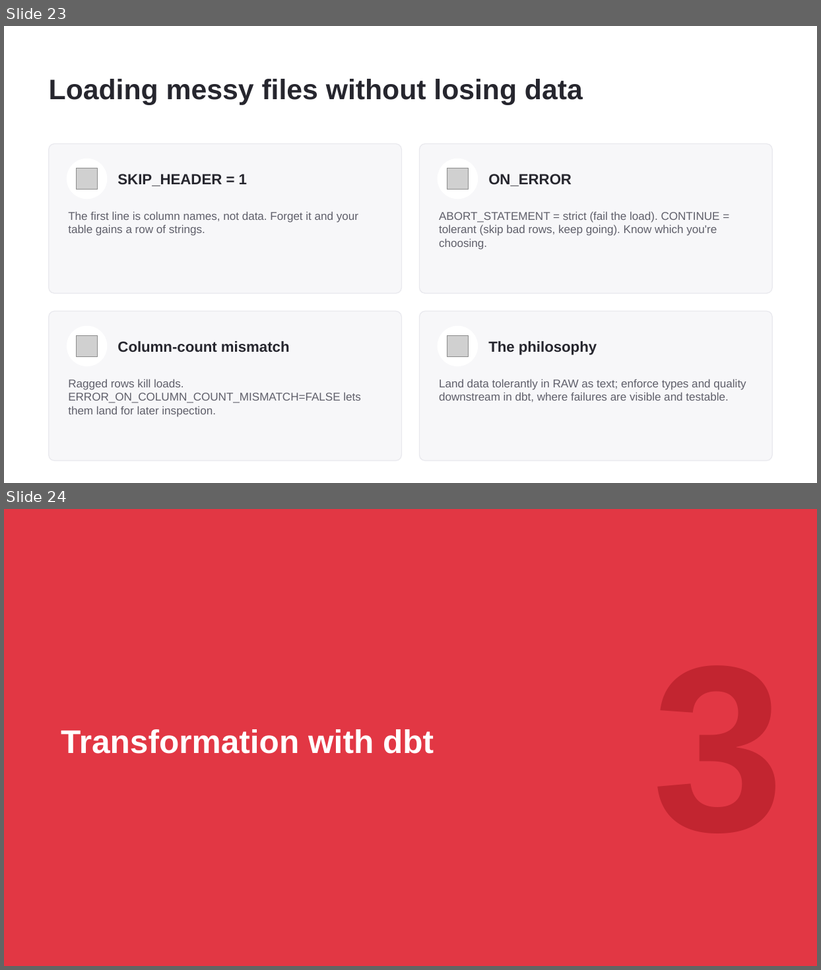
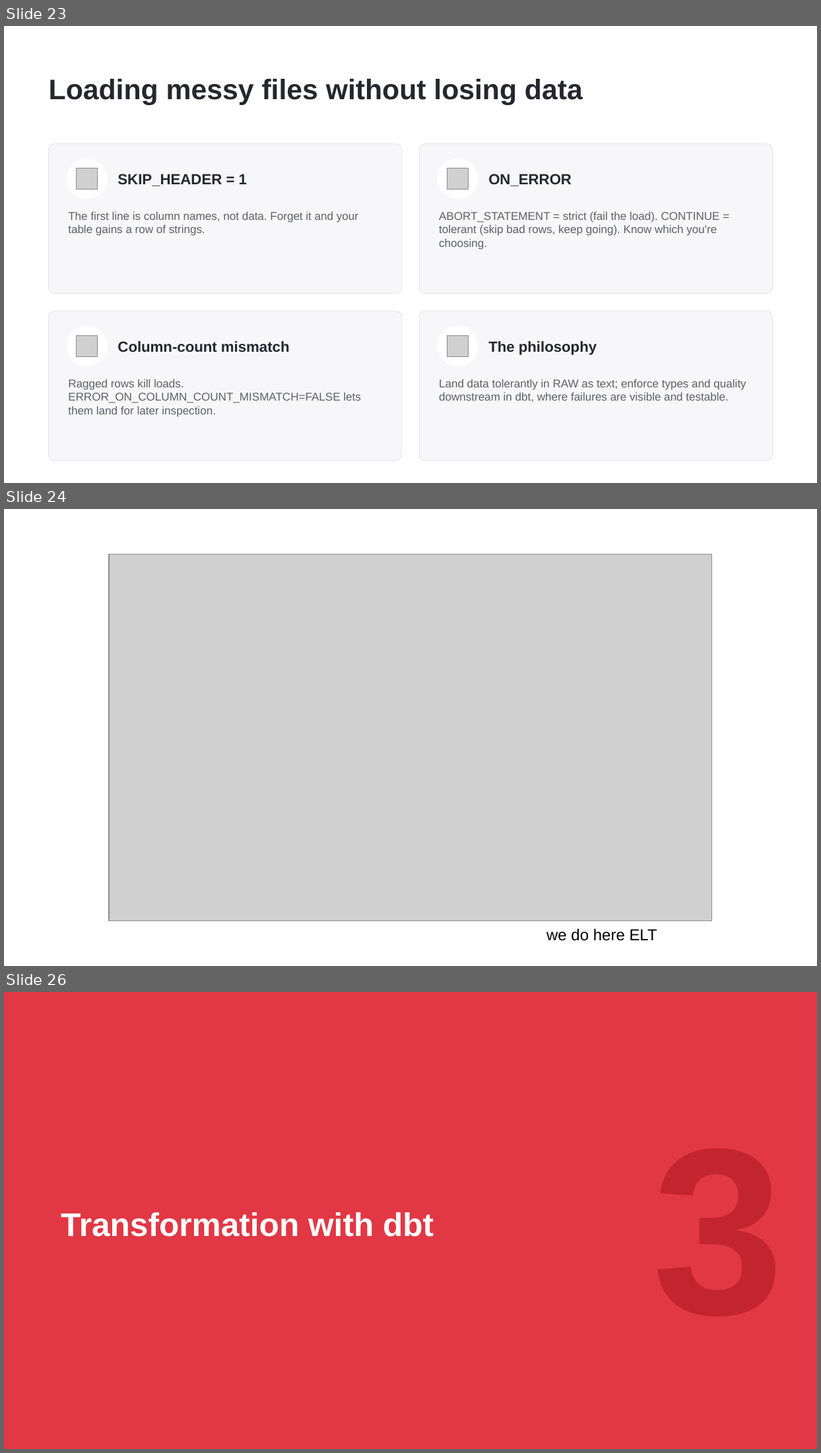
Before and after one commit to shahil04/ds_materials, a slide deck: data engineer project/zomato-ai-data-engineering-end-to-end-project-main/zomato-ai-data-engineering-curriculum.pptx. Shown one above the other, each under a label of ours: slides 23 and 24 before the commit, slides 23, 24 and 26 after it; the slides between them are not shown. The pictures are 821x970 and 821x1453 pixels, drawn with LibreOffice and Linux fonts; fonts in the diff are those of the drawing; grey boxes stand for pictures. Boxes give left, top, right and bottom in pixels: in the first picture for what was removed or moved away, otherwise in the second. Text is boxed around its words. In the diff, an @@ line names an element or a change of style, - is before the commit and + after.

```diff
--- a/data engineer project/zomato-ai-data-engineering-end-to-end-project-main/zomato-ai-data-engineering-curriculum.pptx
+++ b/data engineer project/zomato-ai-data-engineering-end-to-end-project-main/zomato-ai-data-engineering-curriculum.pptx
@@ slide 24 added at (x1=4, y1=509, x2=817, y2=966), background #FFFFFF @@
@@ picture added at (x1=109, y1=555, x2=712, y2=921) @@
@@ text added at (x1=547, y1=929, x2=657, y2=941), 14 pt, text #000000 @@
+we do here ELT
@@ what was slide 24 is now slide 26 @@
```
Also in this commit, not shown: 3 slides changed, 7 other slides added, 9 other files.
